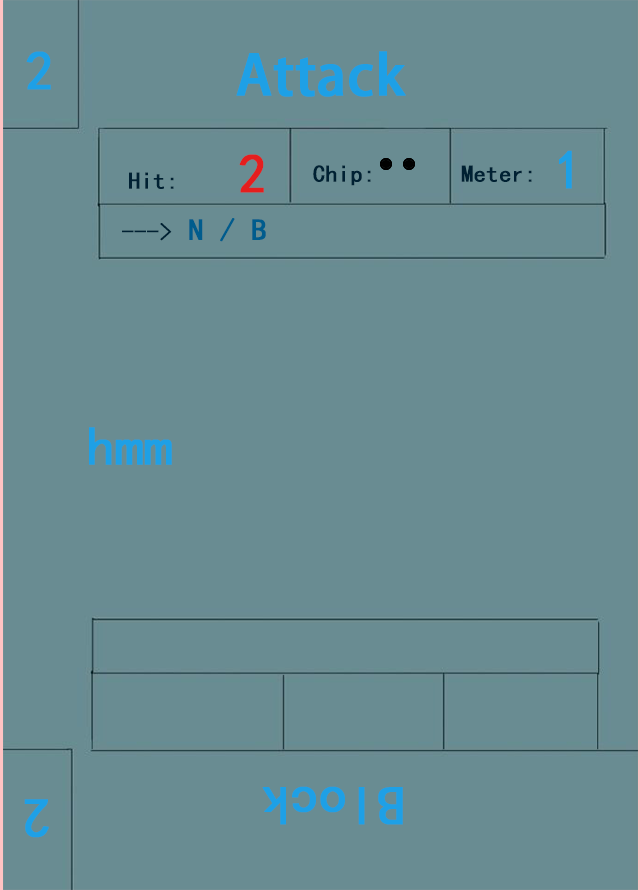
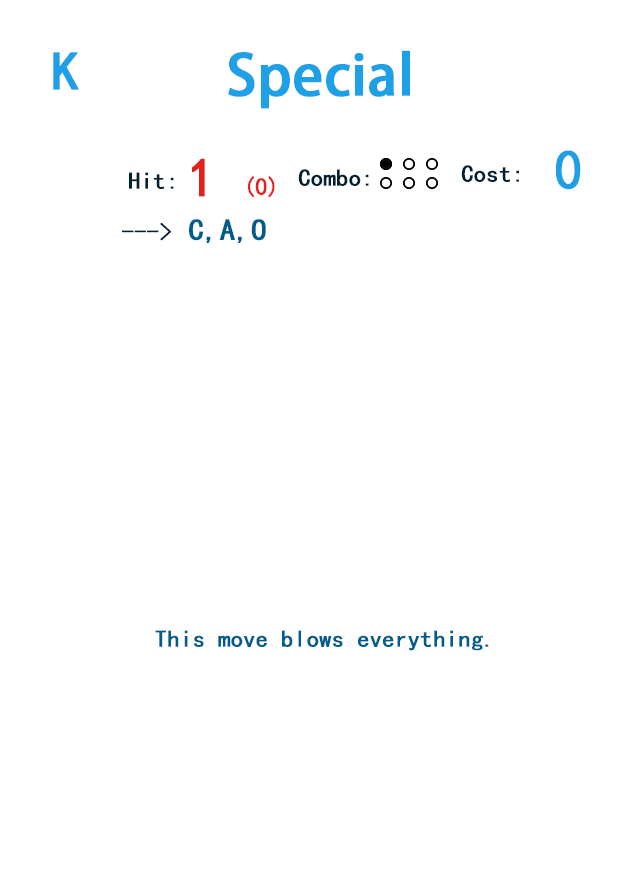
Layered file, before and after one edit (640x890). Changes by layer:
hid "full_dot_2" over [403,158,415,170]
showed "empty_dot_3" over [426,158,438,170]
showed "empty_dot_4" over [380,177,392,189]
showed "empty_dot_5" over [403,177,415,189]
showed "empty_dot_6" over [426,177,438,189]
moved "Meter:" into group "StaticLabels_NonSpecial" over [461,165,532,182]
added group "StaticLabels_Special" with 1 layers above "StaticLabels_Universal" over [461,165,519,182]
added layer "Cost:" in group "StaticLabels_Special" over [461,165,519,182]
renamed "Chip:" to "Combo:", painted on it over [298,165,371,186]
hid "character_name", painted on it over [86,426,344,465]
painted on "move1_name" over [228,50,410,109]
hid "move2_name", painted on it over [262,786,403,825]
painted on "cardnum_upper" over [26,51,79,90]
hid "cardnum_lower", painted on it over [24,799,579,844]
painted on "hit" over [192,154,264,197]
painted on "meter" over [556,150,581,190]
painted on "next_in_combo" over [189,218,266,243]
added layer "special_description" in group "DynamicLabels" over [155,630,489,651]
added layer "chip" in group "DynamicLabels" over [248,176,275,197]
added group "MoveImages" with 16 layers above "Outline" over [199,272,444,700]
hid "Outline" over [3,0,638,890]
painted on "Background" over [0,0,640,890]
